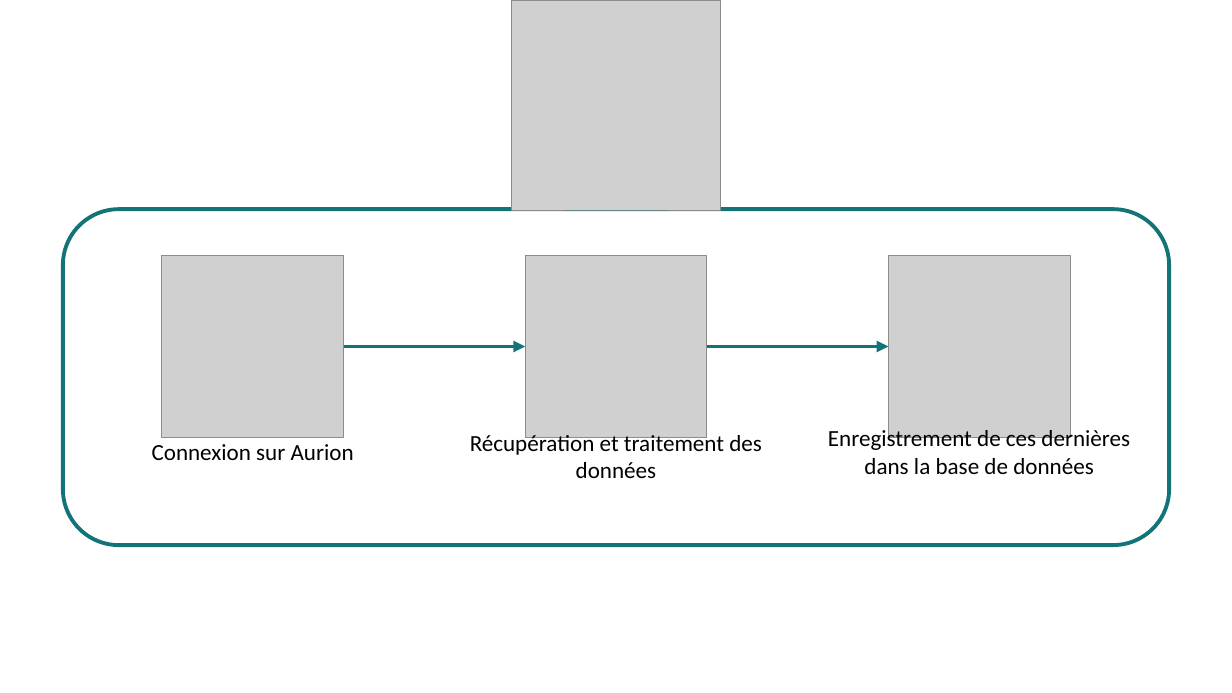
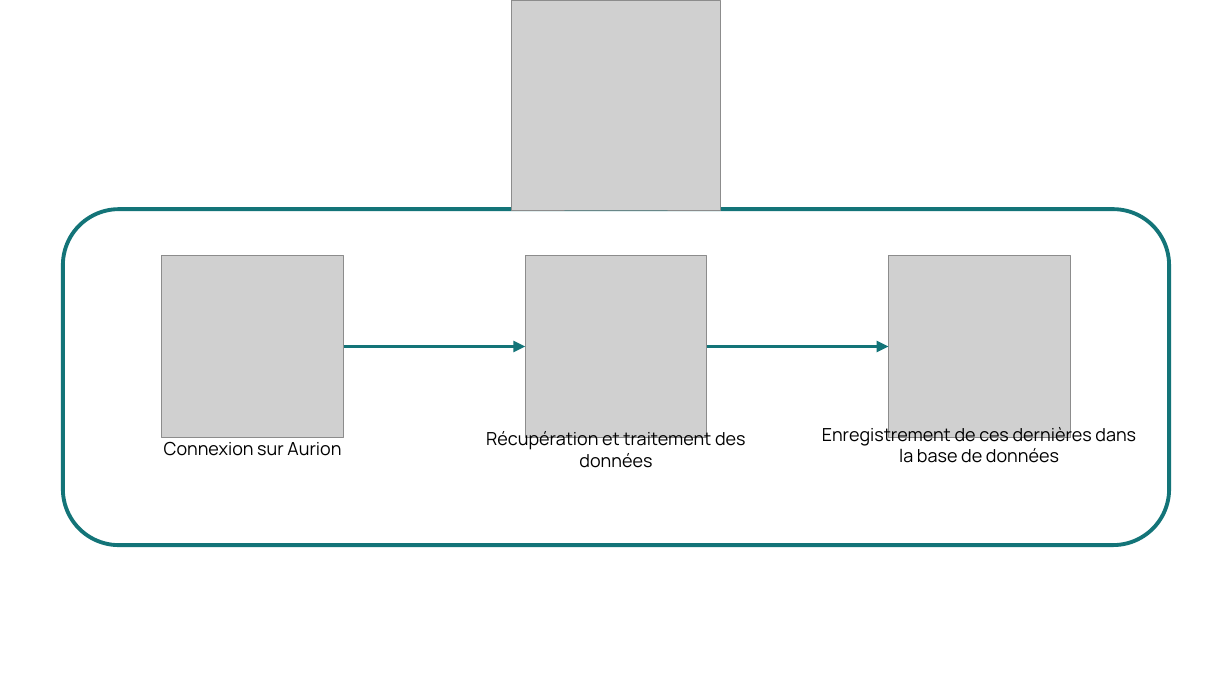
Before and after one commit to hugodemenez/isen-student-portal, a slide deck: slide 6 of presentation/Structure_Projet.pptx. Drawn at 1232x693 pixels with LibreOffice and Linux fonts; fonts in the diff are those of the drawing; grey boxes stand for pictures. Boxes give left, top, right and bottom in pixels: in the first picture for what was removed or moved away, otherwise in the second. Text is boxed around its words. In the diff, an @@ line names an element or a change of style, - is before the commit and + after.

```diff
--- a/presentation/Structure_Projet.pptx
+++ b/presentation/Structure_Projet.pptx
@@ size 18 to 14 pt, font Calibri to Manrope in 3 elements at (x1=164, y1=441, x2=341, y2=456), (x1=822, y1=424, x2=1136, y2=463), (x1=486, y1=429, x2=746, y2=468) @@
```
Also in this commit, not shown: 1 other slide changed, 1 slide added, 1 slide removed, 6 other files.
